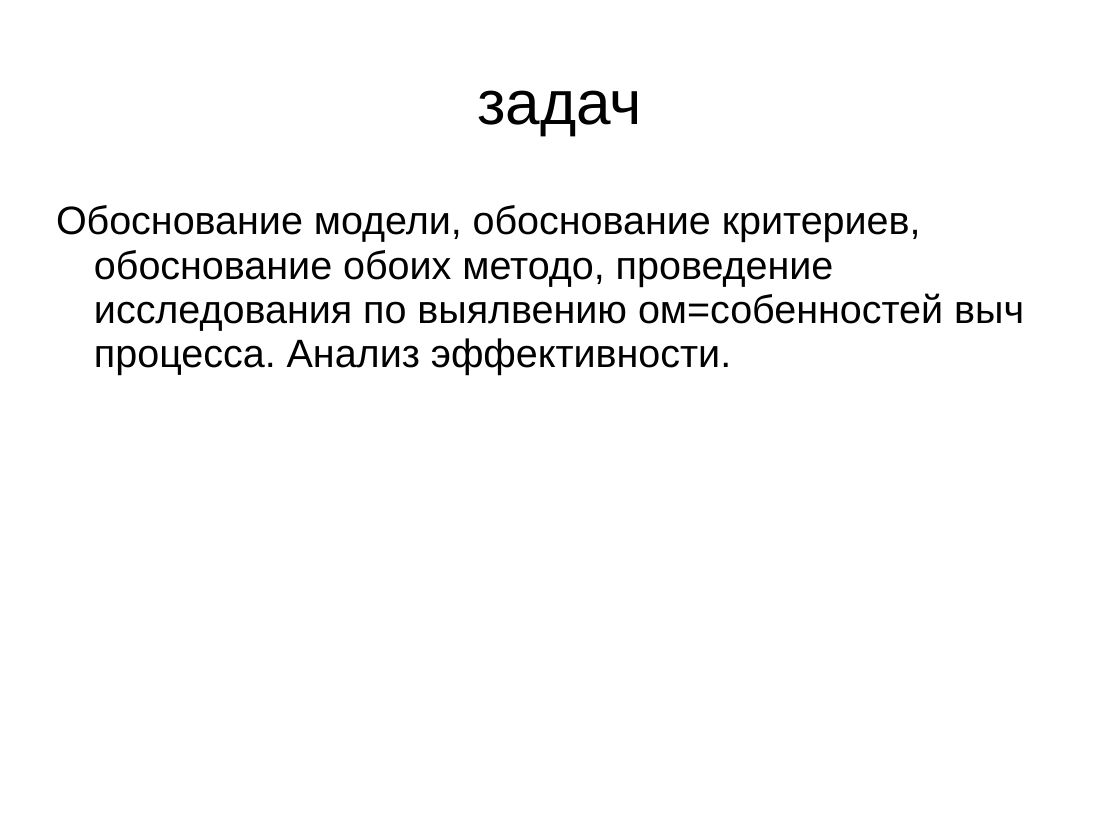
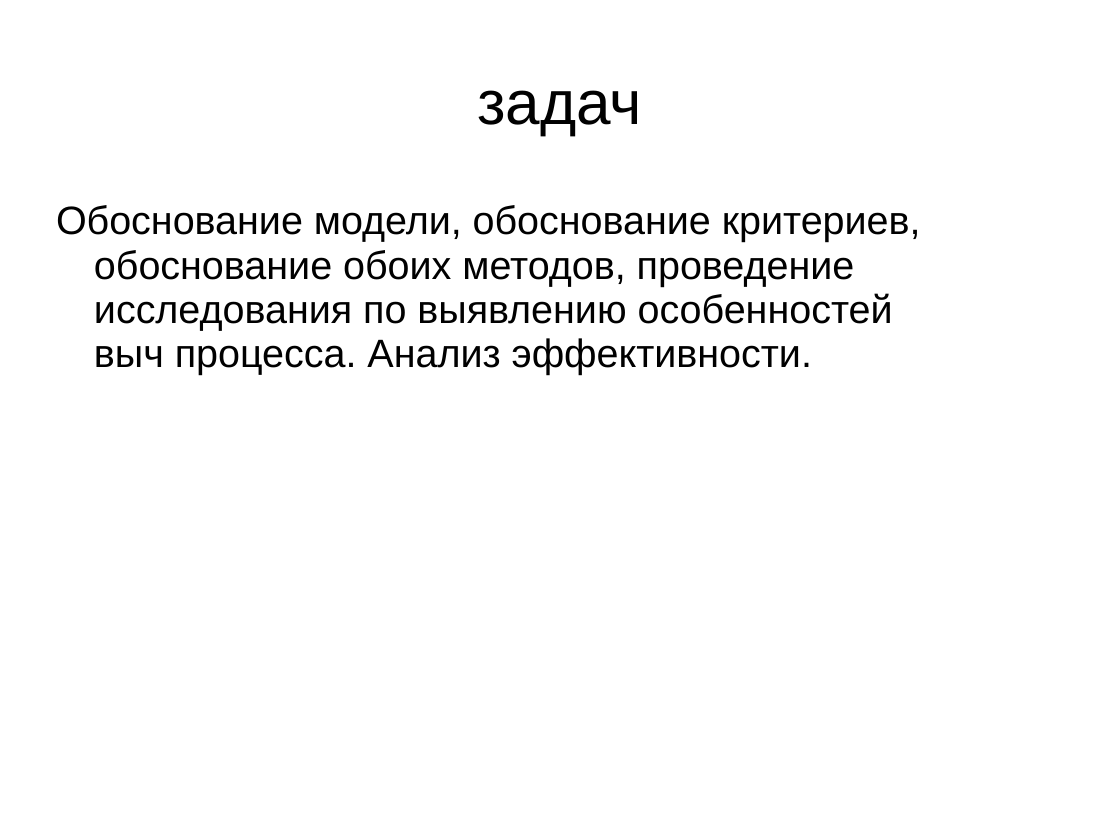
Before and after one commit to sasha2567/diplom, a slide deck: slide 3 of К защите/vkr.ppt. Drawn at 1120x840 pixels with LibreOffice and Linux fonts; fonts in the diff are those of the drawing. Boxes give left, top, right and bottom in pixels: in the first picture for what was removed or moved away, otherwise in the second. Text is boxed around its words. In the diff, an @@ line names an element or a change of style, - is before the commit and + after.

```diff
--- a/К защите/vkr.ppt
+++ b/К защите/vkr.ppt
@@ text at (56,205,921,374): text changed @@
-Обоснование модели, обоснование критериев, обоснование обоих методо, проведение исследования по выялвению ом=собенностей выч процесса. Анализ эффективности.
+Обоснование модели, обоснование критериев, обоснование обоих методов, проведение исследования по выявлению особенностей
+выч процесса. Анализ эффективности.
```
Also in this commit, not shown: 1 other file.
